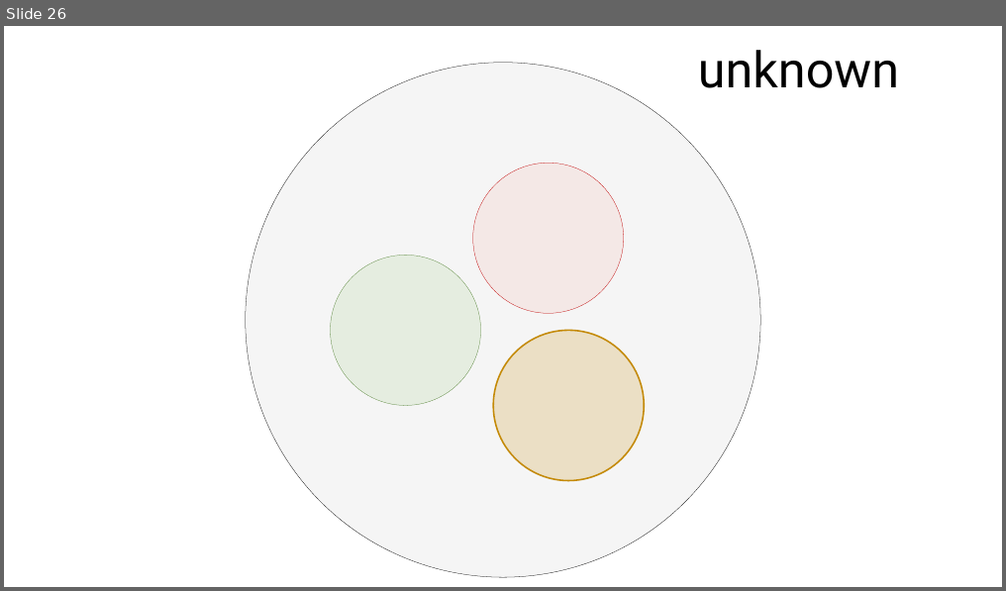
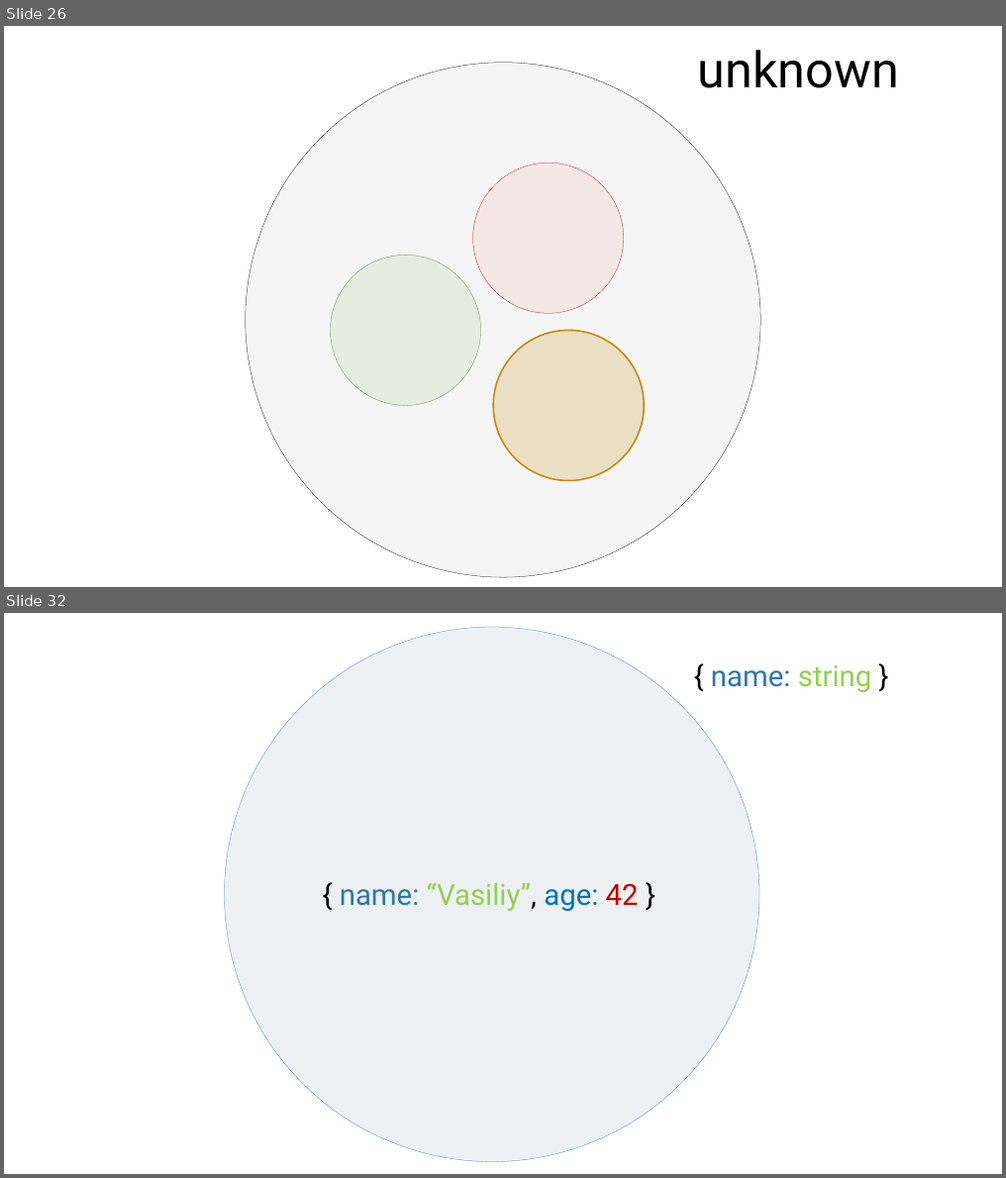
Before and after one commit to rkhaimov/brain-gym, a slide deck: Презентация.pptx. Shown one above the other, each under a label of ours: slide 26 before the commit, slides 26 and 32 after it; the slides between them are not shown. The pictures are 1006x591 and 1006x1178 pixels, drawn with LibreOffice and Linux fonts; fonts in the diff are those of the drawing. Boxes give left, top, right and bottom in pixels: in the first picture for what was removed or moved away, otherwise in the second. Text is boxed around its words. In the diff, an @@ line names an element or a change of style, - is before the commit and + after.

```diff
--- a/Презентация.pptx
+++ b/Презентация.pptx
@@ slide 32 added at box(4, 613, 1002, 1174), background #FFFFFF @@
@@ ellipse added at box(224, 627, 759, 1162), fill #ADB9CA at 20% opacity, outline #2E75B6 0.25 pt @@
@@ text added at box(711, 665, 872, 692), 28 pt, text #92D050 @@
+{ name: string }
@@ text added at box(340, 883, 639, 912), 28 pt, text #92D050 @@
+{ name: “Vasiliy”, age: 42 }
```
Also in this commit, not shown: 29 other slides added, 2 other files.
